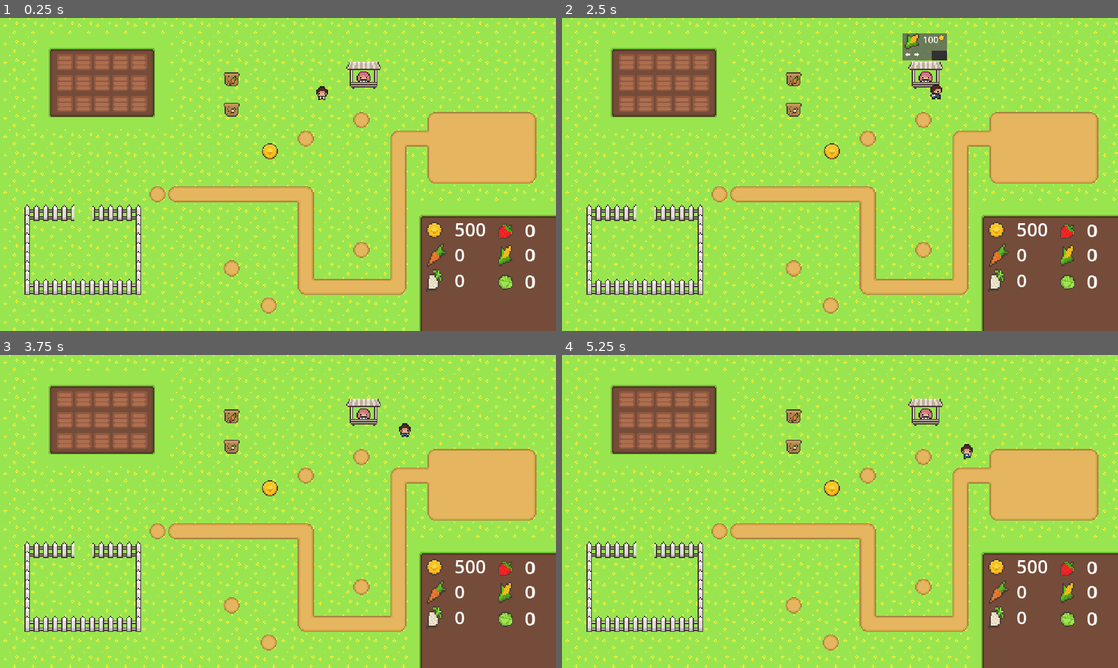
Above: before the commit, frames 1-4 (two rows, left to right).
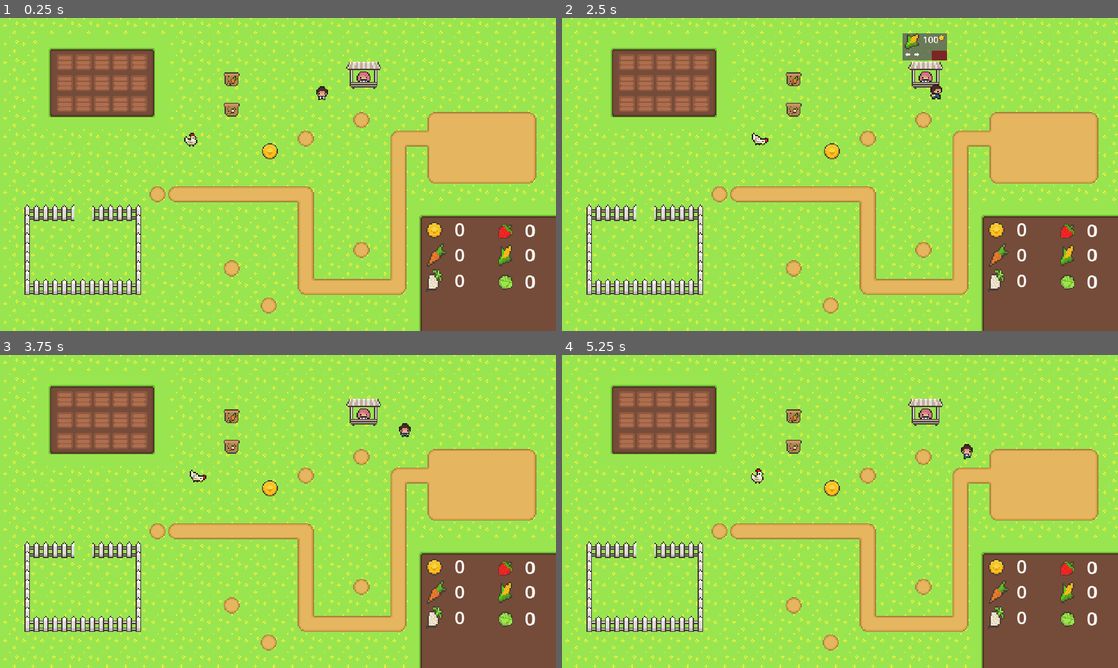
Above: after the commit, the same moments.

Repository: Ahmed-Dadousha/Family-Farm
Game: Godot game, scene res://Scenes/Levels/game.tscn
Two runs of this game, one before a commit and one after it. Both use one fixed random seed, a clock stepped at 60 frames per second and the inputs below. Sound files missing from this copy of the repository are replaced by a short silence.
Inputs (mouse positions are in pixels of both pictures, inside the frame that each line leads up to):
- Up to frame 1 (0.25 s): no input
- Up to frame 2 (2.5 s): drag from (628, 61) to (701, 102) at 0.52 s; drag from (628, 83) to (812, 237) at 1.27 s; move the mouse to (628, 102) at 2.02 s; press the mouse at (628, 102) at 2.03 s; hold D (right) from 2.03 s (still down)
- Up to frame 3 (3.75 s): release D (right) at 2.75 s; release the mouse at (66, 439) at 2.75 s; drag from (83, 398) to (111, 464) at 2.77 s; drag from (83, 420) to (305, 511) at 3.52 s
- Up to frame 4 (5.25 s): drag from (645, 439) to (756, 433) at 4.27 s; move the mouse to (701, 398) at 5.02 s; press the mouse at (701, 398) at 5.03 s; hold S (down) from 5.03 s (still down)

The runs differ from the first frame. In frame 1, 0.2% of the frame differs, in the area x 33-88%, y 36-70%; in frame 2, 0.3%, in the area x 34-88%, y 10-70%; in frame 3, 0.2%; in frame 4, 0.2%.

Commit message:
Feat: Chicken

Diff:
--- /dev/null
+++ b/Scenes/Characters/chicken.tscn
@@ -0,0 +1,85 @@
+[gd_scene load_steps=11 format=3 uid="uid://dbbvypfphwksj"]
+
+[ext_resource type="Texture2D" uid="uid://6o0y52dm1hqi" path="res://Assets/art/farmingTilesheetComplete.png" id="1_3shnm"]
+[ext_resource type="Script" path="res://Scripts/chicken.gd" id="1_pn7j7"]
+
+[sub_resource type="AtlasTexture" id="AtlasTexture_epc87"]
+atlas = ExtResource("1_3shnm")
+region = Rect2(48, 32, 16, 16)
+
+[sub_resource type="AtlasTexture" id="AtlasTexture_f8hfn"]
+atlas = ExtResource("1_3shnm")
+region = Rect2(64, 32, 16, 16)
+
+[sub_resource type="AtlasTexture" id="AtlasTexture_arsnd"]
+atlas = ExtResource("1_3shnm")
+region = Rect2(80, 32, 16, 16)
+
+[sub_resource type="AtlasTexture" id="AtlasTexture_r0ibo"]
+atlas = ExtResource("1_3shnm")
+region = Rect2(0, 32, 16, 16)
+
+[sub_resource type="AtlasTexture" id="AtlasTexture_mt32n"]
+atlas = ExtResource("1_3shnm")
+region = Rect2(16, 32, 16, 16)
+
+[sub_resource type="AtlasTexture" id="AtlasTexture_bd7ng"]
+atlas = ExtResource("1_3shnm")
+region = Rect2(32, 32, 16, 16)
+
+[sub_resource type="SpriteFrames" id="SpriteFrames_bqd34"]
+animations = [{
+"frames": [{
+"duration": 1.0,
+"texture": SubResource("AtlasTexture_epc87")
+}, {
+"duration": 1.0,
+"texture": SubResource("AtlasTexture_f8hfn")
+}, {
+"duration": 1.0,
+"texture": SubResource("AtlasTexture_arsnd")
+}],
+"loop": true,
+"name": &"eating",
+"speed": 5.0
+}, {
+"frames": [{
+"duration": 1.0,
+"texture": SubResource("AtlasTexture_r0ibo")
+}, {
+"duration": 1.0,
+"texture": SubResource("AtlasTexture_mt32n")
+}, {
+"duration": 1.0,
+"texture": SubResource("AtlasTexture_bd7ng")
+}],
+"loop": true,
+"name": &"walking",
+"speed": 5.0
+}]
+
+[sub_resource type="CircleShape2D" id="CircleShape2D_rted5"]
+radius = 5.09902
+
+[node name="chicken" type="CharacterBody2D"]
+script = ExtResource("1_pn7j7")
+
+[node name="AnimatedSprite2D" type="AnimatedSprite2D" parent="."]
+sprite_frames = SubResource("SpriteFrames_bqd34")
+animation = &"walking"
+frame_progress = 0.467269
+
+[node name="CollisionShape2D" type="CollisionShape2D" parent="."]
+position = Vector2(-1, 0)
+shape = SubResource("CircleShape2D_rted5")
+
+[node name="timers" type="Node" parent="."]
+
+[node name="walking_timer" type="Timer" parent="timers"]
+autostart = true
+
+[node name="state_timer" type="Timer" parent="timers"]
+autostart = true
+
+[connection signal="timeout" from="timers/walking_timer" to="." method="_on_walking_timer_timeout"]
+[connection signal="timeout" from="timers/state_timer" to="." method="_on_state_timer_timeout"]
--- a/Scenes/Levels/game.tscn
+++ b/Scenes/Levels/game.tscn
@@ -7,6 +7,7 @@
 [ext_resource type="PackedScene" uid="uid://bms87kalqwjfi" path="res://Scenes/Statics/growning_zone.tscn" id="4_ryis1"]
 [ext_resource type="PackedScene" uid="uid://ccex52g5e4oey" path="res://Scenes/Characters/player.tscn" id="6_csa86"]
 [ext_resource type="PackedScene" uid="uid://d2imb1amihj2w" path="res://Scenes/Statics/sell_zone.tscn" id="7_frcfd"]
+[ext_resource type="PackedScene" uid="uid://dbbvypfphwksj" path="res://Scenes/Characters/chicken.tscn" id="9_7jr3u"]
 [ext_resource type="AudioStream" uid="uid://c66vsxfybiuf7" path="res://Assets/Audio/music.mp3" id="11_5rc81"]
 [ext_resource type="PackedScene" uid="uid://bq10aicqdauhd" path="res://Scenes/Statics/shop.tscn" id="12_120gv"]
 [ext_resource type="PackedScene" uid="uid://nyxcpwpwmfse" path="res://Scenes/Statics/shop_menu.tscn" id="13_ooowl"]
@@ -456,6 +457,11 @@
 [node name="shop" parent="zones" instance=ExtResource("12_120gv")]
 position = Vector2(314, 51)
 
+[node name="animals" type="Node2D" parent="."]
+
+[node name="chicken" parent="animals" instance=ExtResource("9_7jr3u")]
+position = Vector2(165, 104)
+
 [node name="player" parent="." instance=ExtResource("6_csa86")]
 position = Vector2(278, 64)
 
--- a/Scenes/Statics/shop_menu.tscn
+++ b/Scenes/Statics/shop_menu.tscn
@@ -163,6 +163,7 @@
 mouse_default_cursor_shape = 2
 
 [node name="buyButton" type="Button" parent="."]
+layout_mode = 0
 offset_left = 36.0
 offset_top = 22.0
 offset_right = 55.0
--- a/Scripts/GameManager.gd
+++ b/Scripts/GameManager.gd
@@ -10,5 +10,5 @@
 var cabbageCount: int = 0
 var strawberryCount: int = 0
 
-var Coins: int = 500
+var Coins: int = 0
 var is_dragging: bool = false
--- /dev/null
+++ b/Scripts/chicken.gd
@@ -0,0 +1,49 @@
+extends CharacterBody2D
+
+var eating: bool = false
+var walking: bool = false
+var speed: int = 5
+var xdir: int = 1 #1 right #-1 left
+var ydir: int = 1 #-1 up #1 down
+var current_move: int = 1 #1 Horizontal  #2 Vertical
+
+
+func _ready():
+	walking = true
+func _process(_delta):
+	if eating:
+		current_move = 2 if randi_range(1,2) > 1.5 else 1
+		velocity = Vector2(0,0)
+		$AnimatedSprite2D.play("eating")
+
+	if walking:
+		$AnimatedSprite2D.play("walking")
+		if current_move == 1:
+			$AnimatedSprite2D.flip_h = true if xdir == -1 else false
+			velocity = Vector2(speed * xdir,0)
+		else:
+			velocity = Vector2(0, speed * ydir)
+	move_and_slide()
+
+
+func _on_walking_timer_timeout():
+
+	var x = randi_range(1,2)
+	var y = randi_range(1,2)
+
+	xdir = 1 if x > 1.5 else -1
+	ydir = -1 if y > 1.5 else 1
+
+	$timers/walking_timer.wait_time = randi_range(1,4)
+	$timers/walking_timer.start()
+
+func _on_state_timer_timeout():
+	if walking:
+		walking= false
+		eating = true
+	elif eating:
+		eating = false
+		walking = true
+
+	$timers/state_timer.wait_time = randi_range(2,6)
+	$timers/state_timer.start()
Not shown: 1 places in Scenes/Levels/game.tscn that only renumber resources
